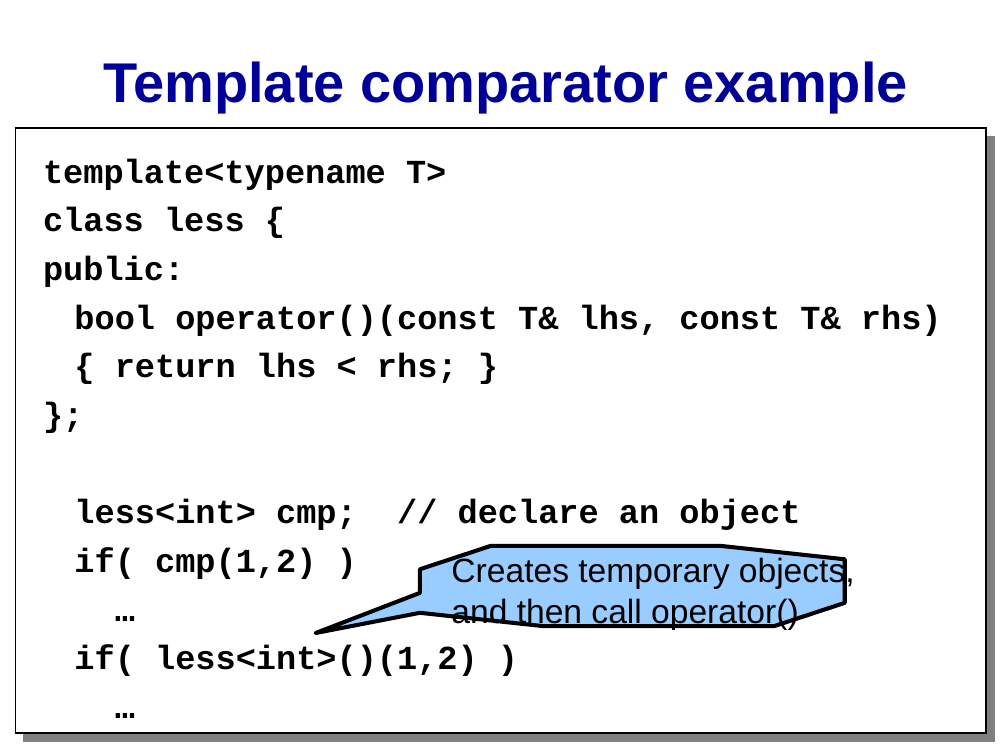
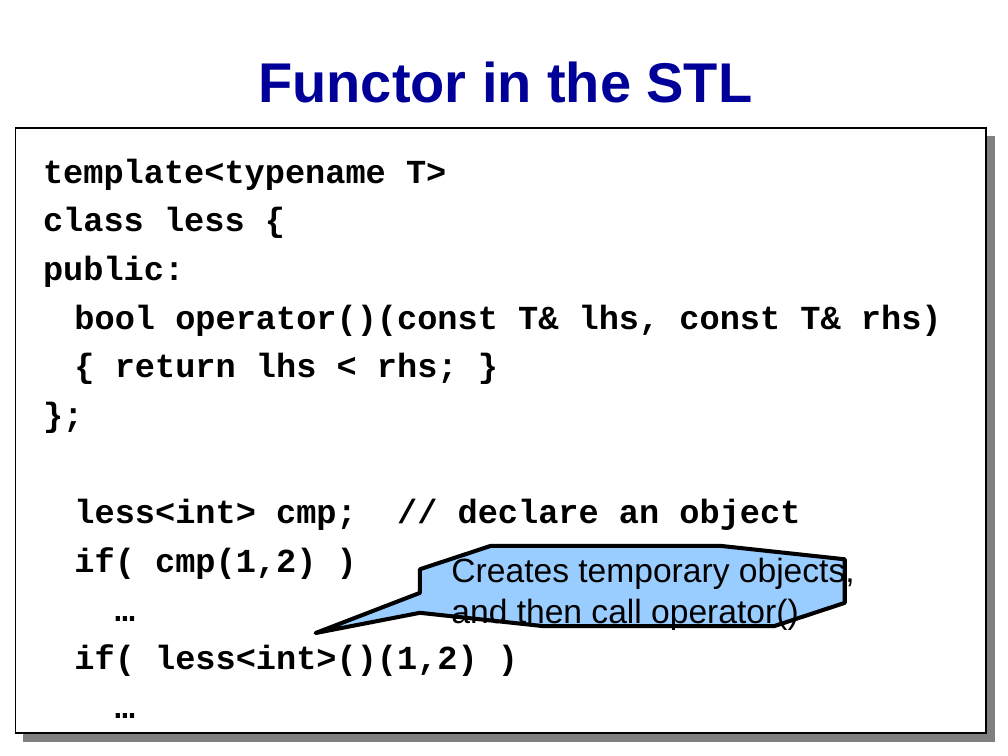
Before and after one commit to cpp-at-ariel/cpp-5781, a slide deck: slide 26 of 10-stl-containers/slides-containers.odp (slide 28 before the commit). Drawn at 1008x756 pixels with LibreOffice and Linux fonts; fonts in the diff are those of the drawing. Boxes give left, top, right and bottom in pixels: in the first picture for what was removed or moved away, otherwise in the second. Text is boxed around its words. In the diff, an @@ line names an element or a change of style, - is before the commit and + after.

```diff
--- a/10-stl-containers/slides-containers.odp
+++ b/10-stl-containers/slides-containers.odp
@@ title at bbox=[258, 61, 753, 103]: text changed @@
-Template comparator example
+Functor in the STL
```
Also in this commit, not shown: 2 slides removed, 17 other files.
